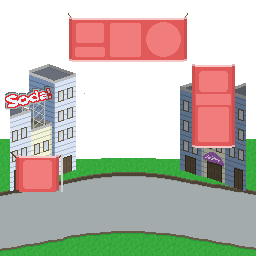
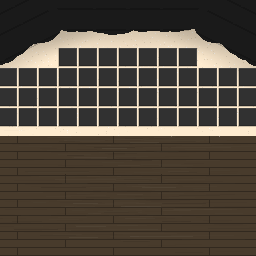
Comparing the layer stacks of the two 256x256 images. Changes:
painted on "Layer 15" over [0, 0, 256, 63]
hid "Layer 17", opacity 20% → 100%, painted on it over [0, 0, 256, 256]
removed layer "Layer 6" over [0, 139, 256, 256]
renamed "Layer 16 copy" to "Layer 18", showed it, moved it above "Layer 14", painted on it over [0, 48, 256, 188]
renamed "Wall copy" to "Layer 14", showed it, painted on it over [0, 0, 256, 256]
renamed "Layer 12" to "Layer 16", opacity 100% → 50%, moved it above "Layer 13", painted on it over [0, 0, 256, 148]
removed layer "Layer 10" over [5, 86, 224, 168]
removed layer "Layer 1 copy" over [10, 64, 246, 191]
removed layer "Layer 1" over [10, 64, 246, 191]
moved "Layer 13" below "Layer 16", painted on it over [0, 0, 256, 256]
